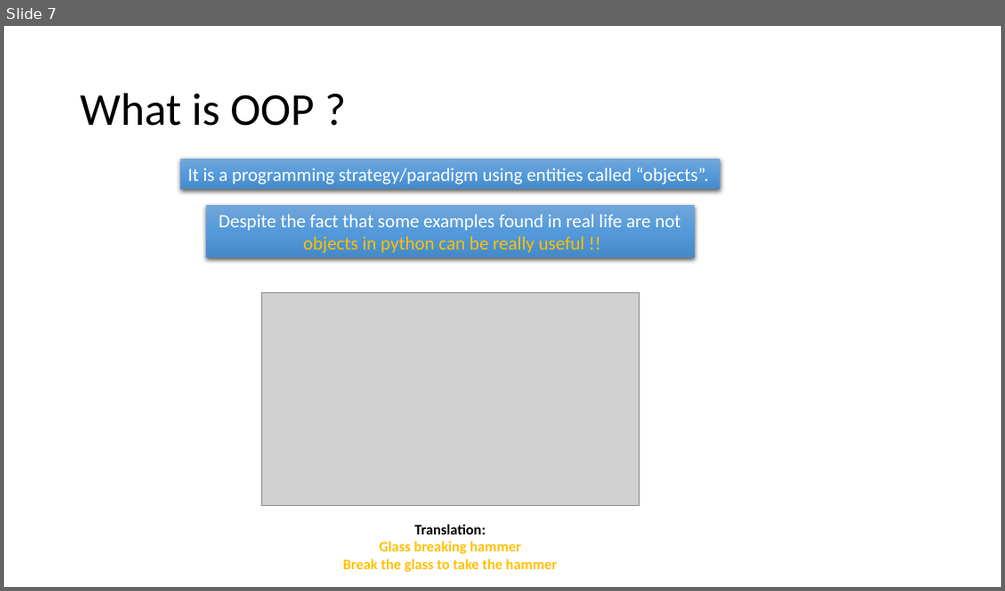
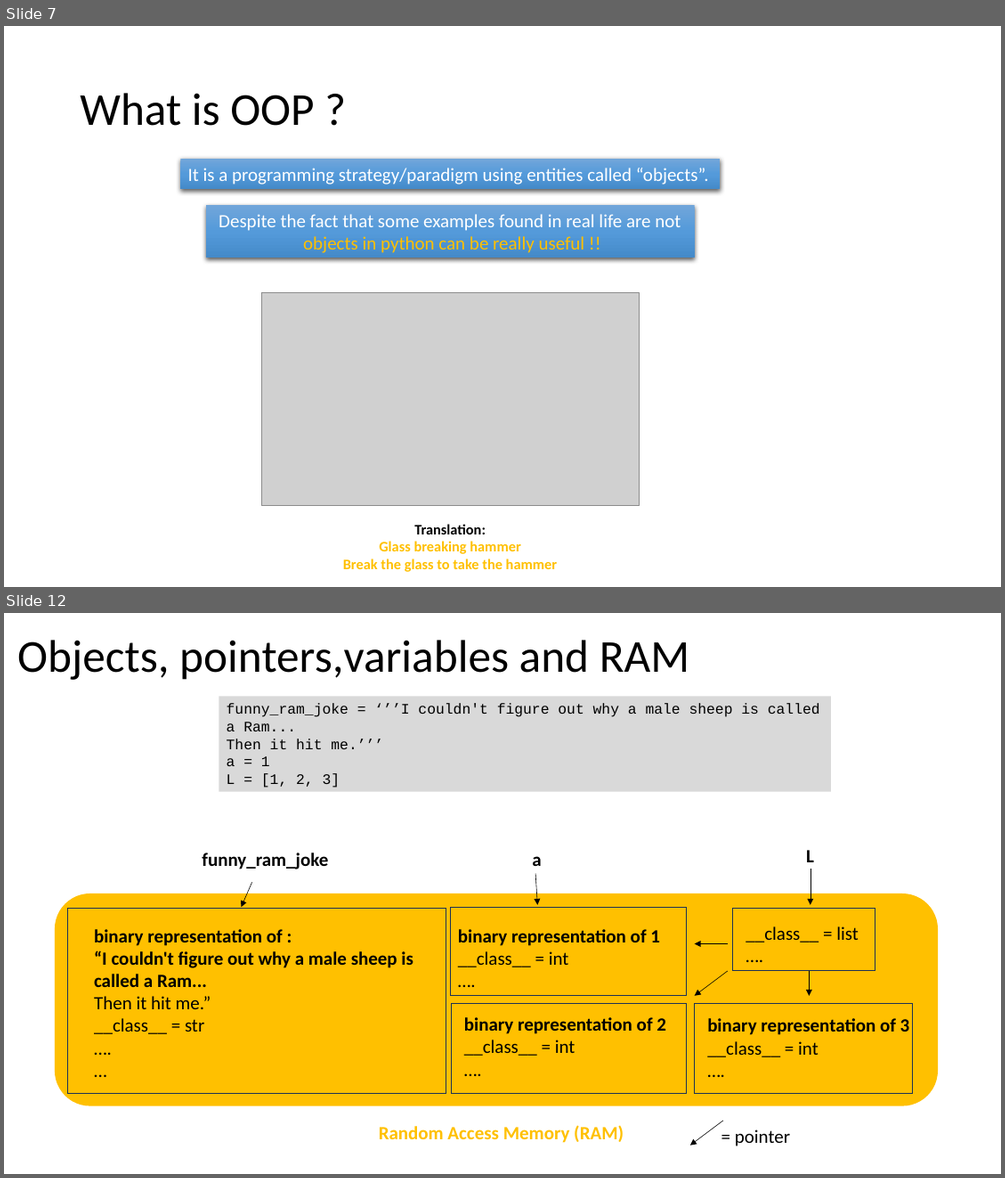
Before and after one commit to PierFF/OOP-INSA-Toulouse, a slide deck: OOP-Programming.pptx. Shown one above the other, each under a label of ours: slide 7 before the commit, slides 7 and 12 after it; the slides between them are not shown. The pictures are 1005x591 and 1005x1178 pixels, drawn with LibreOffice and Linux fonts; fonts in the diff are those of the drawing; grey boxes stand for pictures. Boxes give left, top, right and bottom in pixels: in the first picture for what was removed or moved away, otherwise in the second. Text is boxed around its words. In the diff, an @@ line names an element or a change of style, - is before the commit and + after.

```diff
--- a/OOP-Programming.pptx
+++ b/OOP-Programming.pptx
@@ slide 12 added at <box>4,613,1001,1174</box>, background #FFFFFF @@
@@ text added at <box>17,640,689,680</box>, 44 pt, text #000000 @@
+Objects, pointers,variables and RAM
@@ rectangle added at <box>218,696,831,792</box>, fill #D9D9D9, 14 pt, text #000000 @@
+funny_ram_joke = ‘’’I couldn't figure out why a male sheep is called
+a Ram...
+Then it hit me.’’’
+a = 1
+L = [1, 2, 3]
@@ text added at <box>202,852,328,869</box>, 18 pt, text #000000, bold @@
+funny_ram_joke
@@ text added at <box>806,850,814,862</box>, 18 pt, text #000000, bold @@
+L
@@ text added at <box>532,856,541,866</box>, 18 pt, text #000000, bold @@
+a
@@ arrow added from (535, 873) to (538, 905), #000000 0.5 pt @@
@@ arrow added from (810, 868) to (810, 905), #000000 0.5 pt @@
@@ rounded rectangle added at <box>55,893,938,1106</box>, fill #FFC000 @@
@@ arrow added from (252, 882) to (241, 907), #000000 0.5 pt @@
@@ rectangle added at <box>68,908,446,1094</box>, outline #1E3256 1 pt @@
@@ text added at <box>94,929,413,1034</box>, 18 pt, text #000000, bold @@
+binary representation of :
+“I couldn't figure out why a male sheep is called a Ram...
+Then it hit me.”
+__class__ = str
+….
+…
@@ rectangle added at <box>451,907,686,996</box>, outline #1E3256 1 pt @@
@@ text added at <box>458,929,660,967</box>, 18 pt, text #000000, bold @@
+binary representation of 1
+__class__ = int
+….
@@ rectangle added at <box>733,908,875,971</box>, outline #1E3256 1 pt @@
@@ text added at <box>745,926,858,942</box>, 18 pt, text #000000 @@
+__class__ = list
+….
@@ arrow added from (728, 943) to (695, 943), #000000 0.5 pt @@
@@ arrow added from (728, 971) to (695, 996), #000000 0.5 pt @@
@@ arrow added from (809, 971) to (809, 996), #000000 0.5 pt @@
@@ rectangle added at <box>451,1004,687,1094</box>, outline #1E3256 1 pt @@
@@ rectangle added at <box>695,1004,913,1094</box>, outline #1E3256 1 pt @@
@@ text added at <box>464,1017,666,1055</box>, 18 pt, text #000000, bold @@
+binary representation of 2
+__class__ = int
+….
@@ text added at <box>707,1018,910,1057</box>, 18 pt, text #000000, bold @@
+binary representation of 3
+__class__ = int
+….
@@ text added at <box>379,1125,623,1143</box>, 18 pt, text #FFC000, bold @@
+Random Access Memory (RAM)
@@ arrow added from (723, 1120) to (690, 1145), #000000 0.5 pt @@
@@ text added at <box>735,1129,790,1146</box>, 18 pt, text #000000 @@
+= pointer
```
Also in this commit, not shown: 2 slides changed, 2 other slides added, 1 other file.
